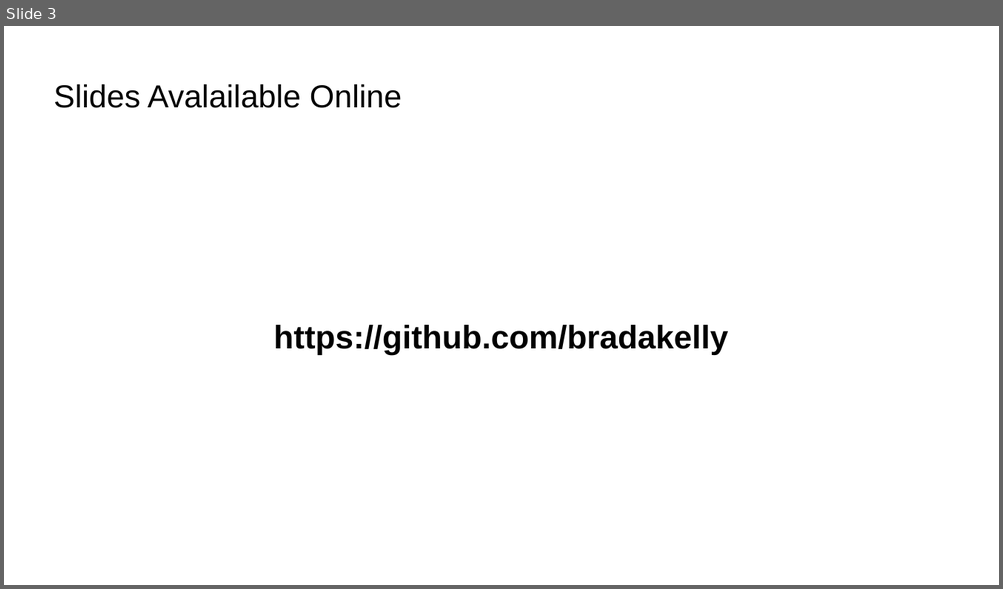
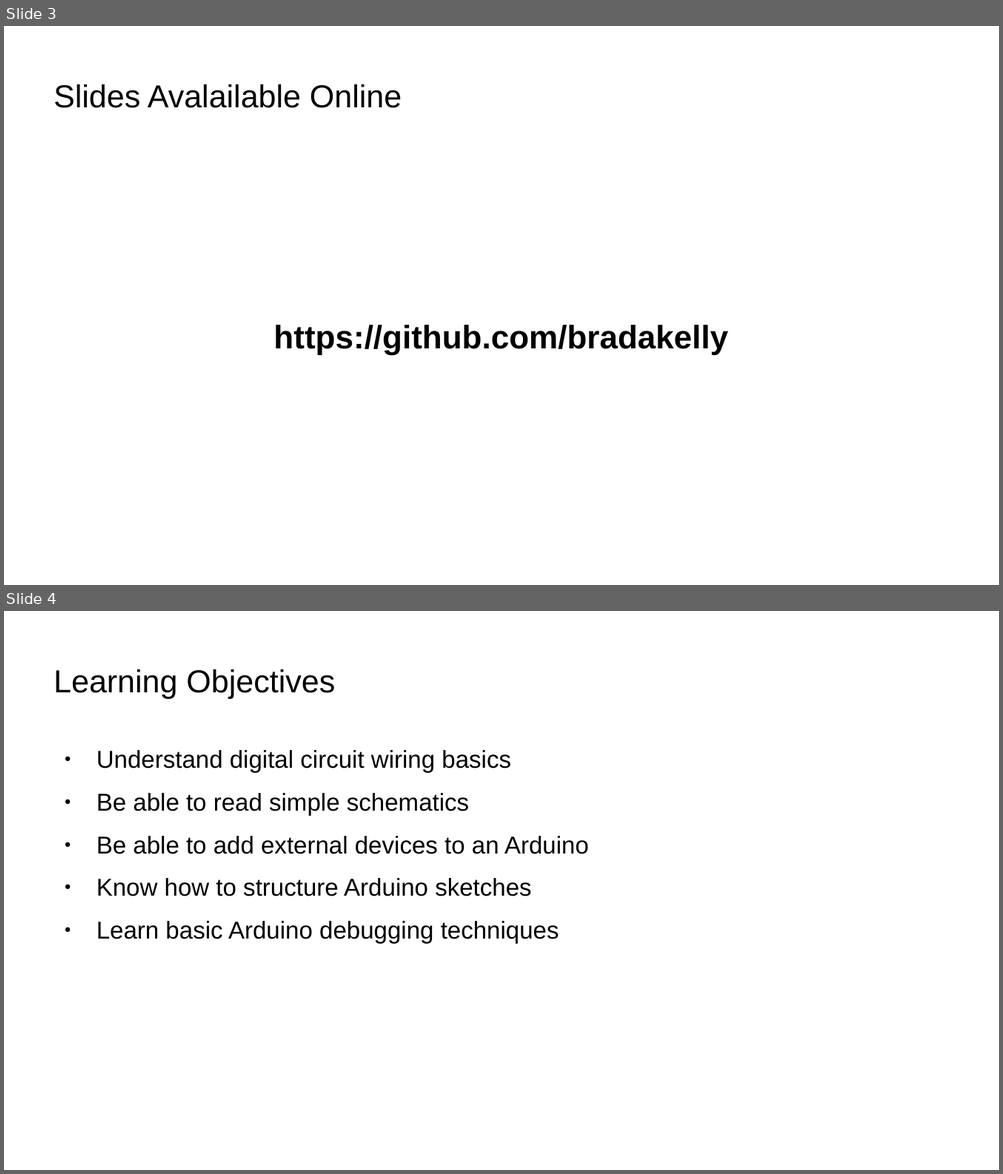
Before and after one commit to bradakelly/ArduinoDevelopmentWorkshop, a slide deck: CourseSlideshow.odp. Shown one above the other, each under a label of ours: slide 3 before the commit, slides 3 and 4 after it. The pictures are 1003x589 and 1003x1174 pixels, drawn with LibreOffice and Linux fonts; fonts in the diff are those of the drawing; background and template pictures are left out. Boxes give left, top, right and bottom in pixels: in the first picture for what was removed or moved away, otherwise in the second. Text is boxed around its words. In the diff, an @@ line names an element or a change of style, - is before the commit and + after.

```diff
--- a/CourseSlideshow.odp
+++ b/CourseSlideshow.odp
@@ slide 4 added at <box>4,611,999,1170</box>, background picture (left out) @@
@@ title added at <box>54,669,335,699</box>, 25.4 pt, text #000000 @@
+Learning Objectives
@@ text added at <box>96,750,589,943</box>, 19.5 pt, text #000000 @@
+● Understand digital circuit wiring basics
+● Be able to read simple schematics
+● Be able to add external devices to an Arduino
+● Know how to structure Arduino sketches
+● Learn basic Arduino debugging techniques
```
Also in this commit, not shown: 13 other slides added, 1 slide removed.
